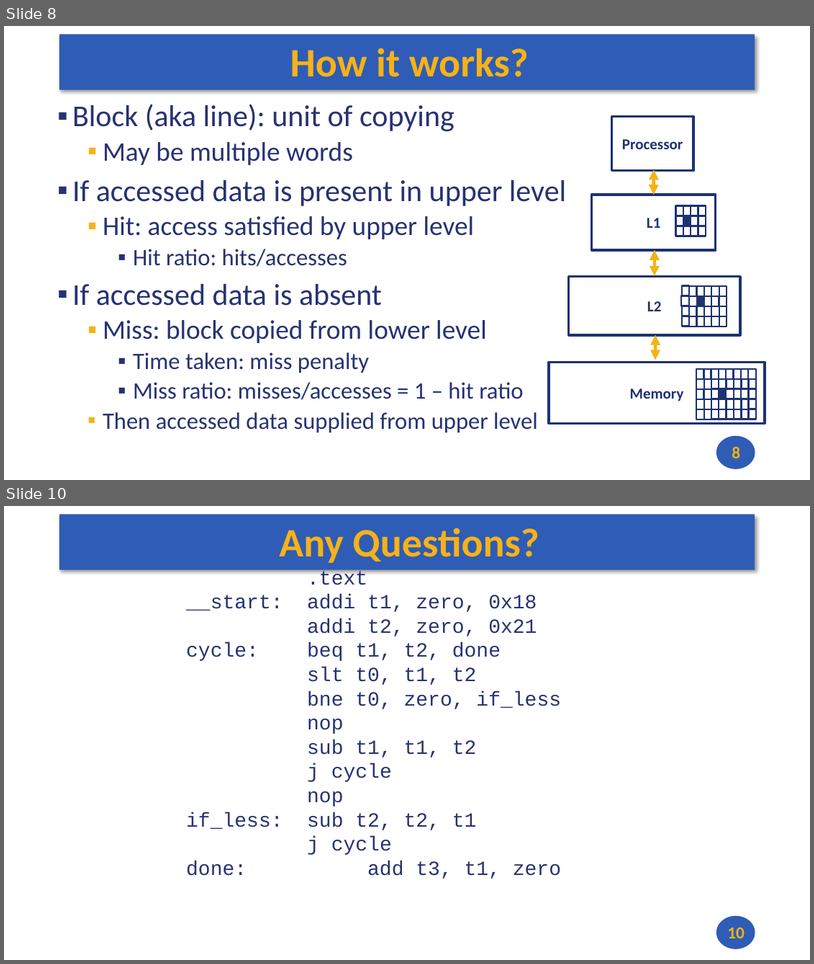
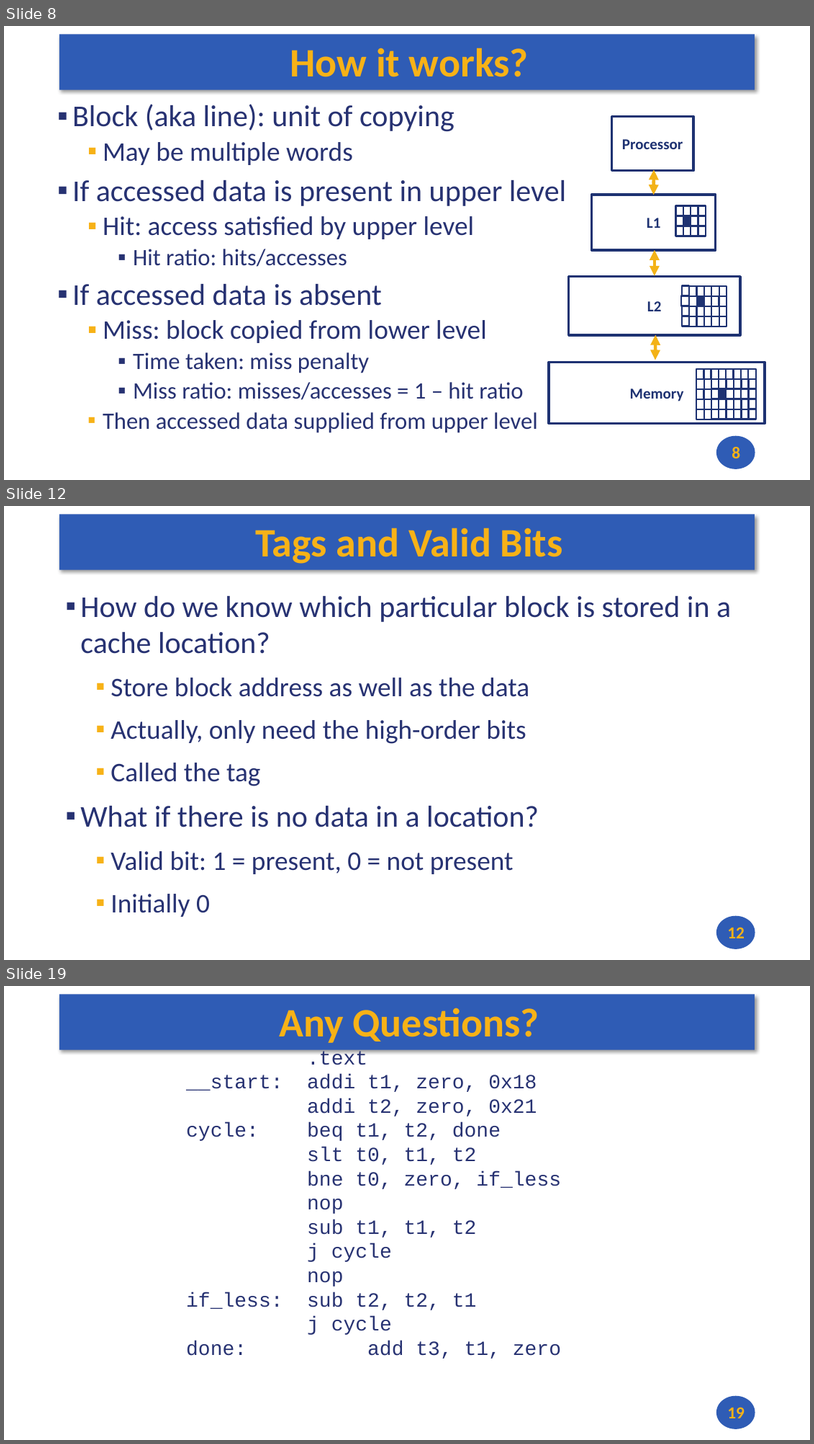
Before and after one commit to andrewt0301/hse-acos-course, a slide deck: docs/part1ca/11_Caches/CA_Lecture_11.pptx. Shown one above the other, each under a label of ours: slides 8 and 10 before the commit, slides 8, 12 and 19 after it; the slides between them are not shown. The pictures are 814x964 and 814x1444 pixels, drawn with LibreOffice and Linux fonts; fonts in the diff are those of the drawing. Boxes give left, top, right and bottom in pixels: in the first picture for what was removed or moved away, otherwise in the second. Text is boxed around its words. In the diff, an @@ line names an element or a change of style, - is before the commit and + after.

```diff
--- a/docs/part1ca/11_Caches/CA_Lecture_11.pptx
+++ b/docs/part1ca/11_Caches/CA_Lecture_11.pptx
@@ slide 12 added at [4, 506, 810, 960], background #FFFFFF; not listed: 2 template elements that a slide beside it also shows @@
@@ title added at [255, 528, 563, 564], 48 pt, text #F7B217, bold @@
+Tags and Valid Bits
@@ text added at [80, 596, 731, 916], 32 pt, text #273272 @@
+▪ How do we know which particular block is stored in a cache location?
+  ▪ Store block address as well as the data
+  ▪ Actually, only need the high-order bits
+  ▪ Called the tag
+▪ What if there is no data in a location?
+  ▪ Valid bit: 1 = present, 0 = not present
+  ▪ Initially 0
@@ page number added at [728, 926, 745, 938], 20 pt, text #F7B217, bold @@
+12
@@ what was slide 10 is now slide 19 @@
@@ page number at [728, 1406, 745, 1418]: text changed @@
-10
+19
```
Also in this commit, not shown: 8 other slides added, 1 other file.
